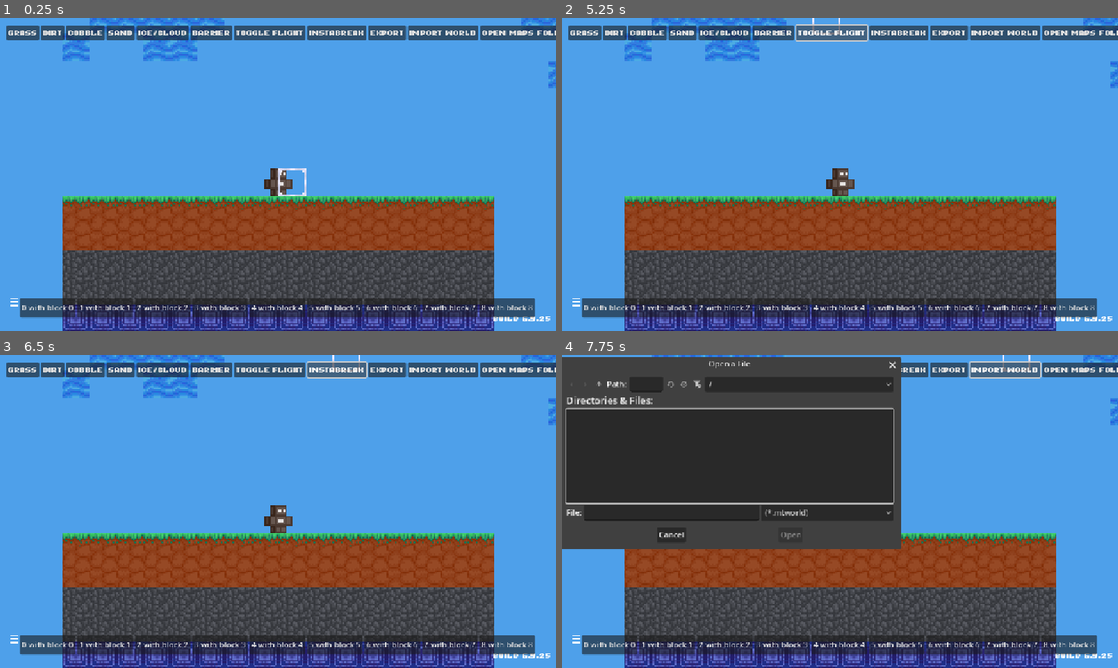
Above: before the commit, frames 1-4 (two rows, left to right).
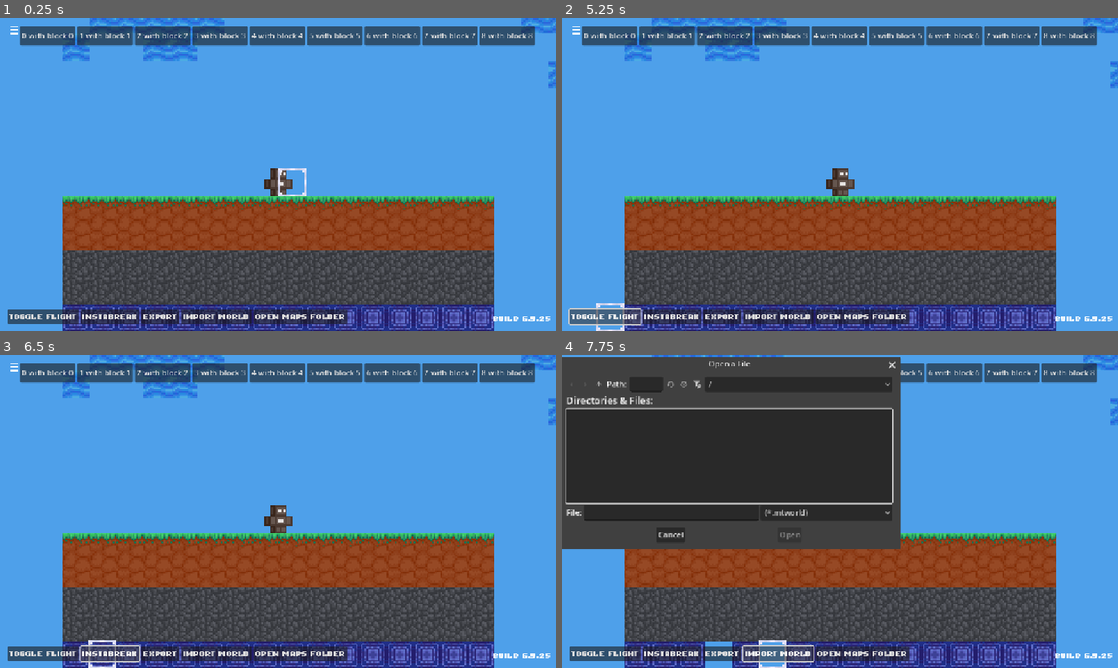
Above: after the commit, the same moments.

Repository: artelephantb/naichthushal
Game: Godot game, scene res://scenes/world.tscn
Same seed, same stepped clock (60 frames per second), same inputs: the game is played once before the commit and once after it.
Inputs (mouse positions are in pixels of both pictures, inside the frame that each line leads up to):
- Up to frame 1 (0.25 s): no input
- Up to frame 2 (5.25 s): click (584, 33) at 0.5 s, where only the run before the commit has a clickable "Grass"; click (612, 33) at 1.25 s, where only the run before the commit has a clickable "Dirt"; click (645, 33) at 2 s, where only the run before the commit has a clickable "Cobble"; click (684, 33) at 2.75 s, where only the run before the commit has a clickable "Sand"; click (723, 33) at 3.5 s, where only the run before the commit has a clickable "Ice/Cloud"; click (773, 33) at 4.25 s, where only the run before the commit has a clickable "Barrier"; click "Toggle Flight" at 5 s
- Up to frame 3 (6.5 s): click "Instabreak" at 5.75 s
- Up to frame 4 (7.75 s): click "Export" at 6.5 s; click "Import World" at 7.25 s

The runs differ from the first frame. In frame 1, 8.9% of the frame differs, in the area x 1-100%, y 2-98%; in frame 2, 9.2%, in the area x 1-100%, y 0-100%; in frame 3, 9.1%; in frame 4, 7.5%.

Commit message:
Removed old blocks buttons

Diff:
--- a/scenes/world.tscn
+++ b/scenes/world.tscn
@@ -141,42 +141,66 @@
 
 [node name="CanvasLayer" type="CanvasLayer" parent="."]
 
-[node name="HBoxContainer" type="HBoxContainer" parent="CanvasLayer"]
+[node name="Grass" type="Button" parent="CanvasLayer"]
+visible = false
 offset_left = 12.0
-offset_top = 14.0
-offset_right = 181.0
-offset_bottom = 45.0
-
-[node name="Grass" type="Button" parent="CanvasLayer/HBoxContainer"]
-layout_mode = 2
+offset_top = -42.0
+offset_right = 80.0
+offset_bottom = -11.0
 theme = ExtResource("5_4mrxx")
 action_mode = 0
 text = "Grass"
 
-[node name="Dirt" type="Button" parent="CanvasLayer/HBoxContainer"]
-layout_mode = 2
+[node name="Dirt" type="Button" parent="CanvasLayer"]
+visible = false
+offset_left = 84.0
+offset_top = -42.0
+offset_right = 132.0
+offset_bottom = -11.0
 theme = ExtResource("5_4mrxx")
 text = "Dirt"
 
-[node name="Cobble" type="Button" parent="CanvasLayer/HBoxContainer"]
-layout_mode = 2
+[node name="Cobble" type="Button" parent="CanvasLayer"]
+visible = false
+offset_left = 136.0
+offset_top = -42.0
+offset_right = 216.0
+offset_bottom = -11.0
 theme = ExtResource("5_4mrxx")
 text = "Cobble"
 
-[node name="Sand" type="Button" parent="CanvasLayer/HBoxContainer"]
-layout_mode = 2
+[node name="Sand" type="Button" parent="CanvasLayer"]
+visible = false
+offset_left = 220.0
+offset_top = -42.0
+offset_right = 278.0
+offset_bottom = -11.0
 theme = ExtResource("5_4mrxx")
 text = "Sand"
 
-[node name="Ice" type="Button" parent="CanvasLayer/HBoxContainer"]
-layout_mode = 2
+[node name="Ice" type="Button" parent="CanvasLayer"]
+visible = false
+offset_left = 282.0
+offset_top = -42.0
+offset_right = 390.0
+offset_bottom = -11.0
 theme = ExtResource("5_4mrxx")
 text = "Ice/Cloud"
 
-[node name="Barrier" type="Button" parent="CanvasLayer/HBoxContainer"]
-layout_mode = 2
+[node name="Barrier" type="Button" parent="CanvasLayer"]
+visible = false
+offset_left = 394.0
+offset_top = -42.0
+offset_right = 480.0
+offset_bottom = -11.0
 theme = ExtResource("5_4mrxx")
 text = "Barrier"
+
+[node name="HBoxContainer" type="HBoxContainer" parent="CanvasLayer"]
+offset_left = 15.0
+offset_top = 602.0
+offset_right = 719.0
+offset_bottom = 633.0
 
 [node name="Flight" type="Button" parent="CanvasLayer/HBoxContainer"]
 layout_mode = 2
@@ -214,9 +238,9 @@
 
 [node name="Inventory" parent="CanvasLayer" instance=ExtResource("6_i7141")]
 offset_left = 20.0
-offset_top = 579.0
+offset_top = 16.0
 offset_right = 118.0
-offset_bottom = 619.0
+offset_bottom = 56.0
 main_slots = Array[int]([0, 1, 2, 3, 4, 5, 6, 7, 8])
 
 [node name="BlockSelection" parent="." node_paths=PackedStringArray("tilemap") instance=ExtResource("5_71j4m")]
@@ -234,12 +258,12 @@
 [connection signal="close_requested" from="SaveMapPopupA" to="." method="_on_save_map_popup_close_requested"]
 [connection signal="pressed" from="SaveMapPopupA/CanvasLayer/Cancel" to="." method="_on_save_map_cancel_pressed"]
 [connection signal="pressed" from="SaveMapPopupA/CanvasLayer/Save" to="." method="_on_save_map_save_pressed"]
-[connection signal="pressed" from="CanvasLayer/HBoxContainer/Grass" to="Player" method="_on_grass_pressed"]
-[connection signal="pressed" from="CanvasLayer/HBoxContainer/Dirt" to="Player" method="_on_dirt_pressed"]
-[connection signal="pressed" from="CanvasLayer/HBoxContainer/Cobble" to="Player" method="_on_cobble_pressed"]
-[connection signal="pressed" from="CanvasLayer/HBoxContainer/Sand" to="Player" method="_on_sand_pressed"]
-[connection signal="pressed" from="CanvasLayer/HBoxContainer/Ice" to="Player" method="_on_ice_pressed"]
-[connection signal="pressed" from="CanvasLayer/HBoxContainer/Barrier" to="Player" method="_on_barrier_pressed"]
+[connection signal="pressed" from="CanvasLayer/Grass" to="Player" method="_on_grass_pressed"]
+[connection signal="pressed" from="CanvasLayer/Dirt" to="Player" method="_on_dirt_pressed"]
+[connection signal="pressed" from="CanvasLayer/Cobble" to="Player" method="_on_cobble_pressed"]
+[connection signal="pressed" from="CanvasLayer/Sand" to="Player" method="_on_sand_pressed"]
+[connection signal="pressed" from="CanvasLayer/Ice" to="Player" method="_on_ice_pressed"]
+[connection signal="pressed" from="CanvasLayer/Barrier" to="Player" method="_on_barrier_pressed"]
 [connection signal="pressed" from="CanvasLayer/HBoxContainer/Flight" to="Player" method="_on_flight_pressed"]
 [connection signal="pressed" from="CanvasLayer/HBoxContainer/Instabreak" to="Player" method="_on_instabreak_pressed"]
 [connection signal="pressed" from="CanvasLayer/HBoxContainer/Export" to="Player" method="_on_export_pressed"]
